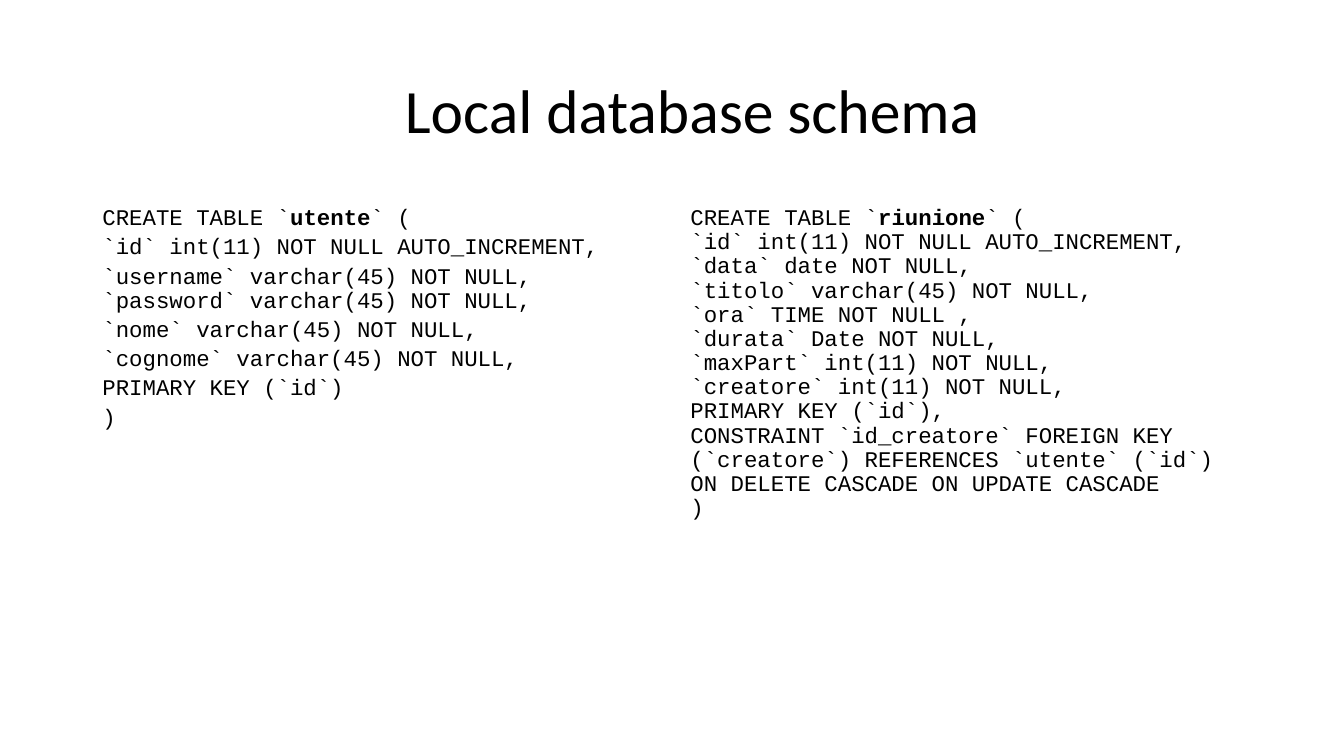
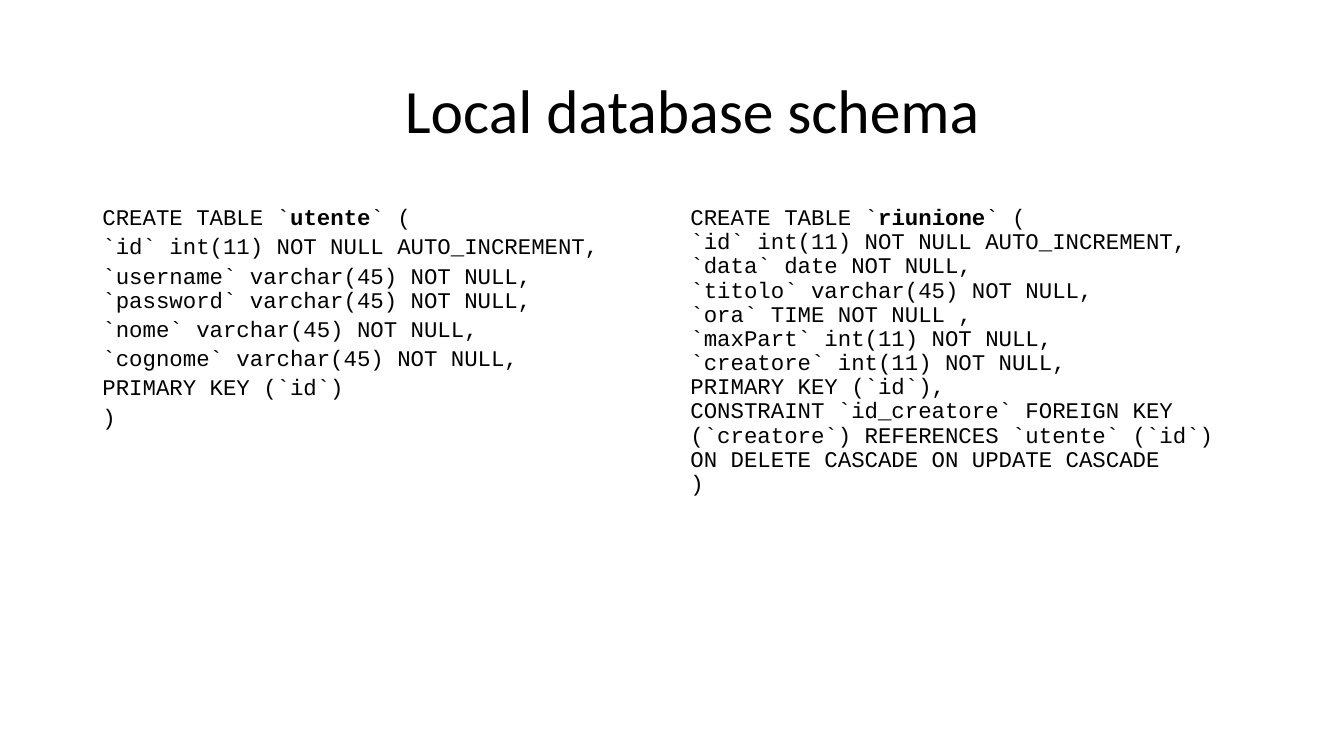
Before and after one commit to lotta98/Progetto5, a slide deck: slide 5 of ProgettoTIW.pptx. Drawn at 1344x756 pixels with LibreOffice and Linux fonts; fonts in the diff are those of the drawing. Boxes give left, top, right and bottom in pixels: in the first picture for what was removed or moved away, otherwise in the second. Text is boxed around its words. In the diff, an @@ line names an element or a change of style, - is before the commit and + after.

```diff
--- a/ProgettoTIW.pptx
+++ b/ProgettoTIW.pptx
@@ text at [690, 330, 999, 350]: paragraph removed @@
-`durata` Date NOT NULL,
```
Also in this commit, not shown: 7 other files.
